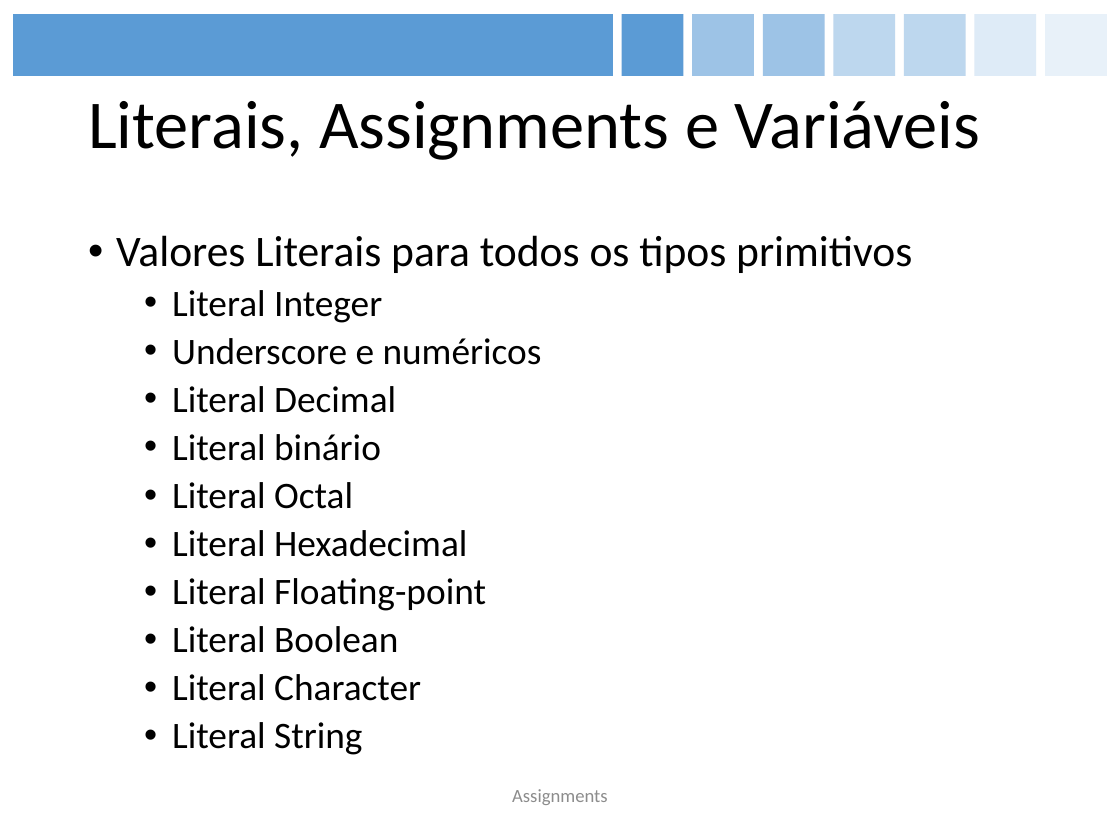
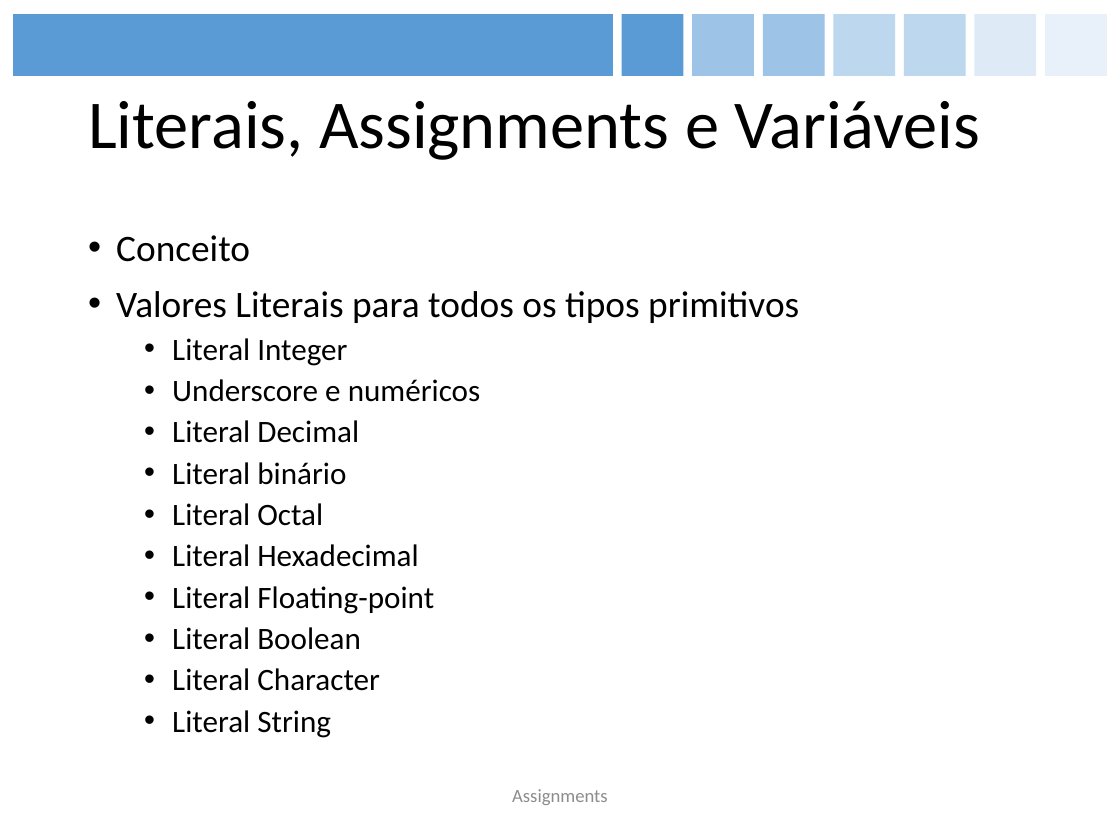
Before and after one commit to figueiredojrr/treinamentoJavaSeOcaAgosto, a slide deck: slide 36 of TreinamentoJavaSeOca/documentos/apresentação/OCA.pptx. Drawn at 1120x840 pixels with LibreOffice and Linux fonts; fonts in the diff are those of the drawing. Boxes give left, top, right and bottom in pixels: in the first picture for what was removed or moved away, otherwise in the second. Text is boxed around its words. In the diff, an @@ line names an element or a change of style, - is before the commit and + after.

```diff
--- a/TreinamentoJavaSeOca/documentos/apresentação/OCA.pptx
+++ b/TreinamentoJavaSeOca/documentos/apresentação/OCA.pptx
@@ text at <box>116,235,250,262</box>: paragraph added @@
+• Conceito
@@ text at <box>116,291,799,738</box>: size 28 to 24 pt in "Valores Literais para todos os tipos primitivos"; size 24 to 20 pt in "Literal Integer", "Underscore e numéricos", "Literal Decimal", "Literal binário" and 6 more places @@
```
Also in this commit, not shown: 6 other slides changed, 1 slide removed.
